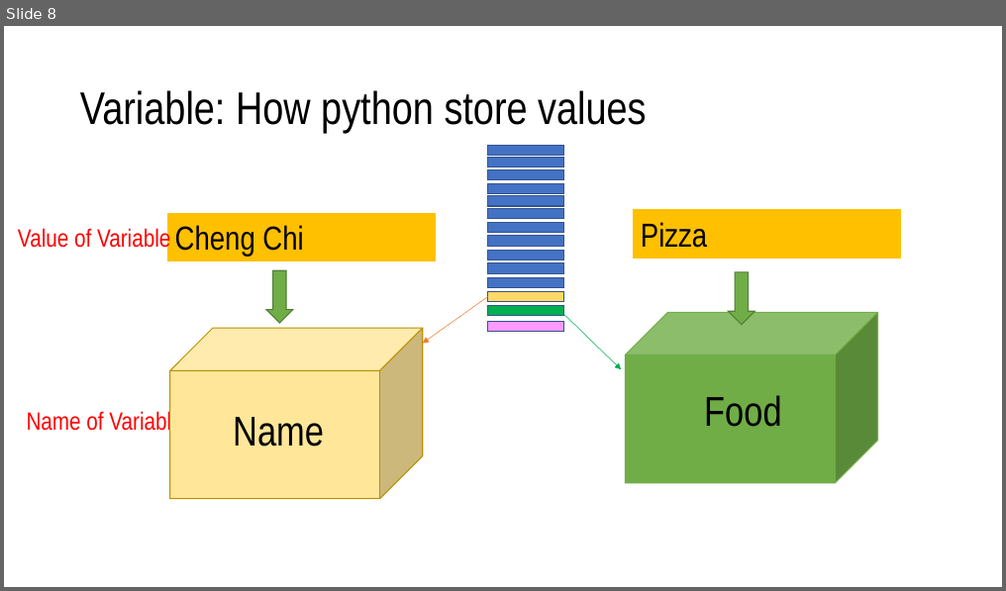
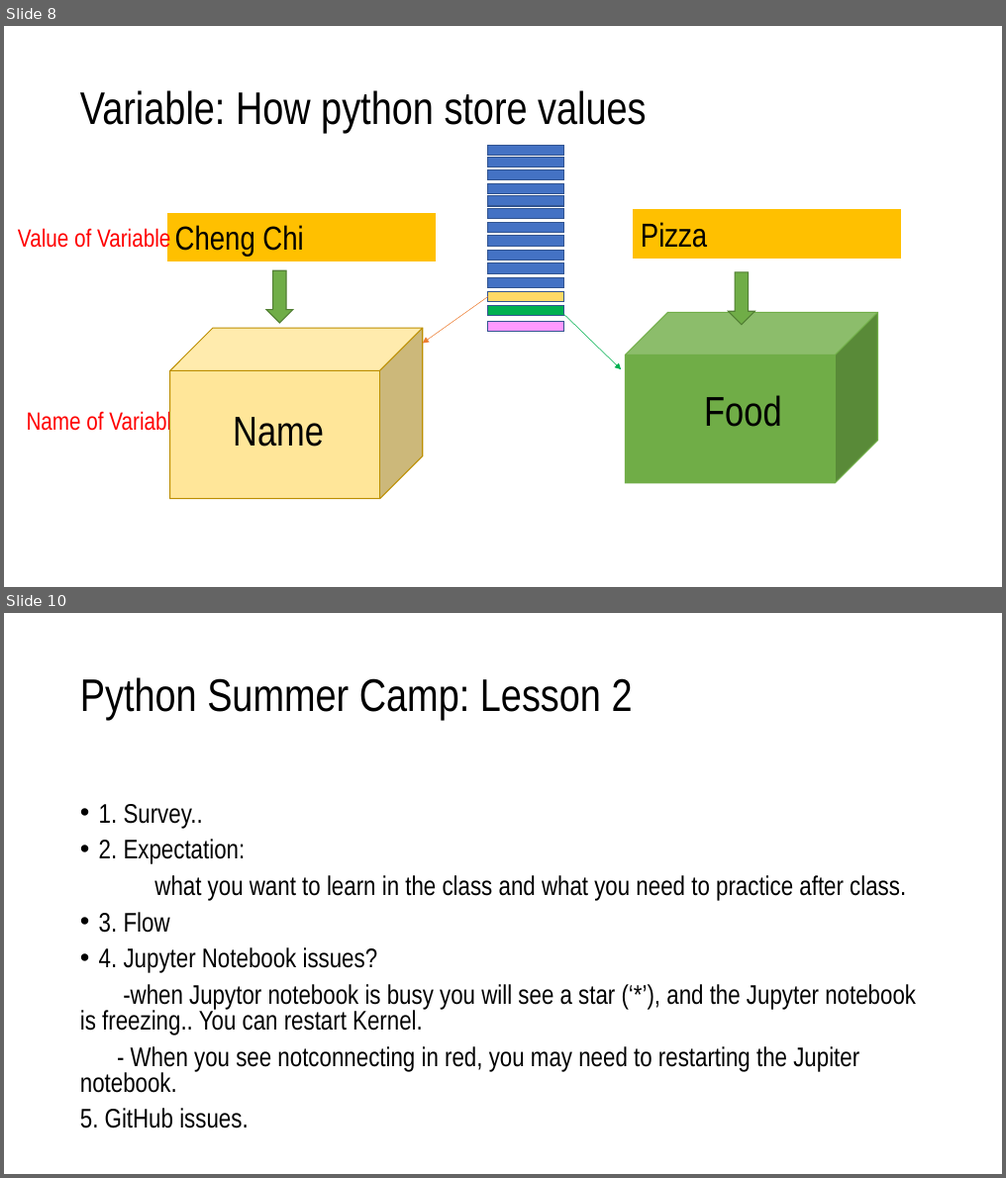
Before and after one commit to haoshisong/Python_Summer_Camp, a slide deck: Python summer camp.pptx. Shown one above the other, each under a label of ours: slide 8 before the commit, slides 8 and 10 after it; the slides between them are not shown. The pictures are 1006x591 and 1006x1178 pixels, drawn with LibreOffice and Linux fonts; fonts in the diff are those of the drawing. Boxes give left, top, right and bottom in pixels: in the first picture for what was removed or moved away, otherwise in the second. Text is boxed around its words. In the diff, an @@ line names an element or a change of style, - is before the commit and + after.

```diff
--- a/Python summer camp.pptx
+++ b/Python summer camp.pptx
@@ slide 10 added at bbox=[4, 613, 1002, 1174], background #FFFFFF @@
@@ title added at bbox=[80, 677, 633, 720], 44 pt, text #000000 @@
+Python Summer Camp: Lesson 2
@@ text added at bbox=[80, 804, 916, 1129], 25.9 pt, text #000000 @@
+• 1. Survey..
+• 2. Expectation:
+what you want to learn in the class and what you need to practice after class.
+• 3. Flow
+• 4. Jupyter Notebook issues?
+-when Jupytor notebook is busy you will see a star (‘*’), and the Jupyter notebook is freezing.. You can restart Kernel.
+- When you see notconnecting in red, you may need to restarting the Jupiter notebook.
+5. GitHub issues.
```
Also in this commit, not shown: 3 slides changed, 12 other slides added.
